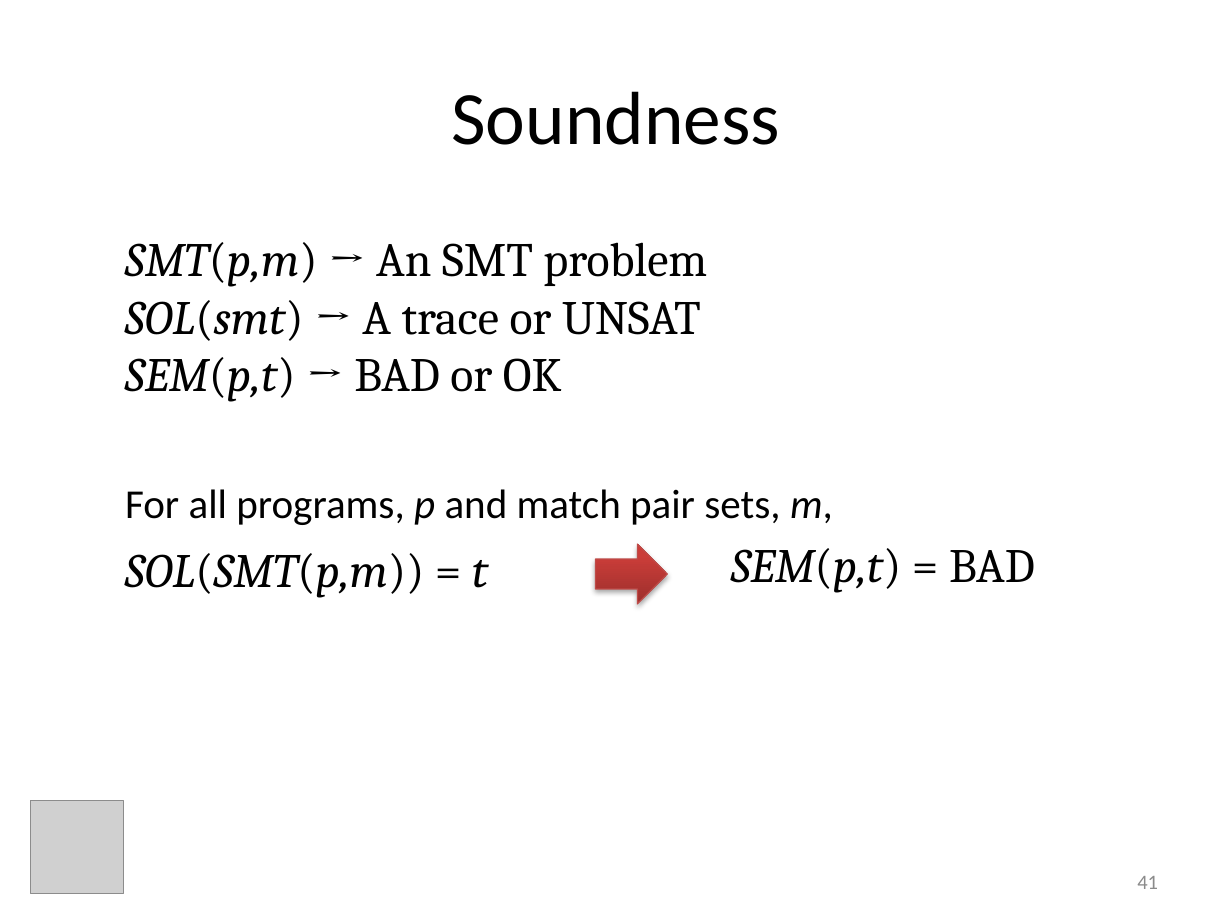
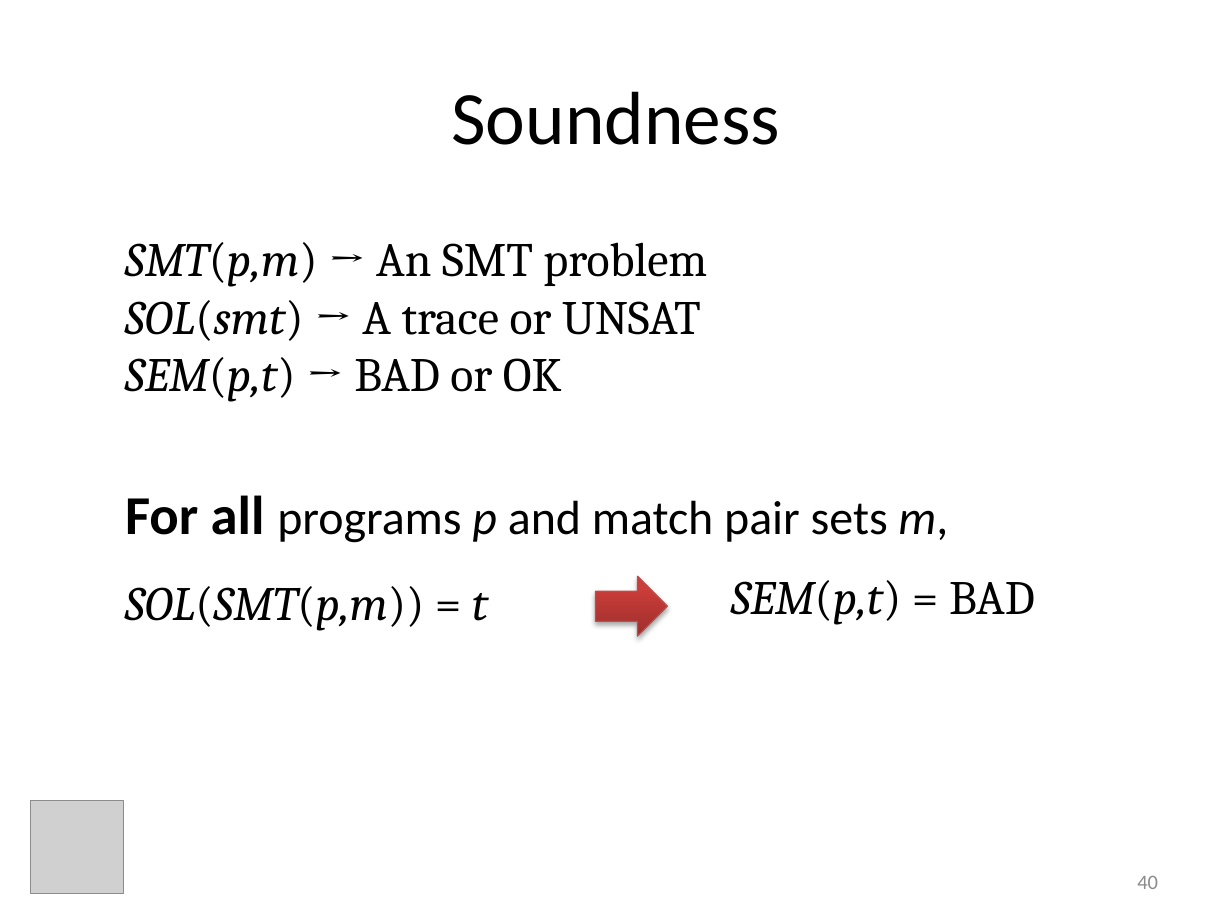
Before and after one commit to ericmercer/MP-trace-language, a slide deck: slide 40 of presentations/ASE2013.pptx (slide 41 before the commit). Drawn at 1232x924 pixels with LibreOffice and Linux fonts; fonts in the diff are those of the drawing; grey boxes stand for pictures. Boxes give left, top, right and bottom in pixels: in the first picture for what was removed or moved away, otherwise in the second. Text is boxed around its words. In the diff, an @@ line names an element or a change of style, - is before the commit and + after.

```diff
--- a/presentations/ASE2013.pptx
+++ b/presentations/ASE2013.pptx
@@ text at bbox=[125, 495, 948, 543]: text changed; size 24 to 28 pt @@
-For all programs, p and match pair sets, m,
+For all programs p and match pair sets m,
@@ 2 texts, 1 right arrow: place and size @@
-2 texts, 1 right arrow at bbox=[125, 545, 1035, 605]
+2 texts, 1 right arrow at bbox=[125, 577, 1035, 637]
@@ page number at bbox=[1137, 876, 1158, 889]: text changed @@
-41
+40
```
Also in this commit, not shown: 11 other slides changed, 1 slide removed.
